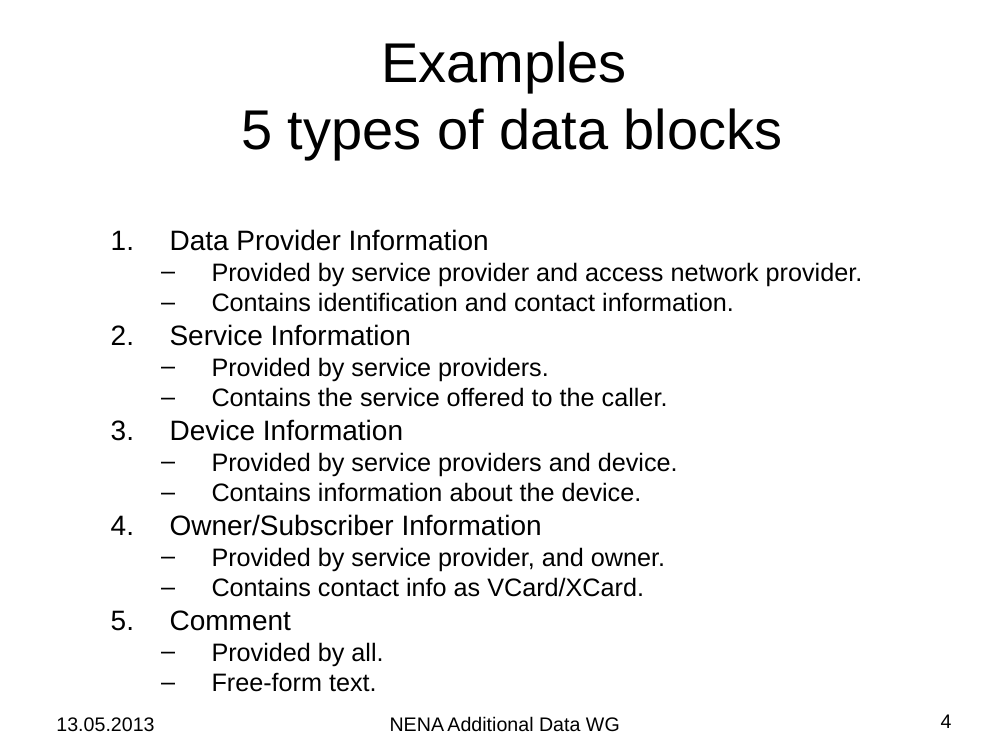
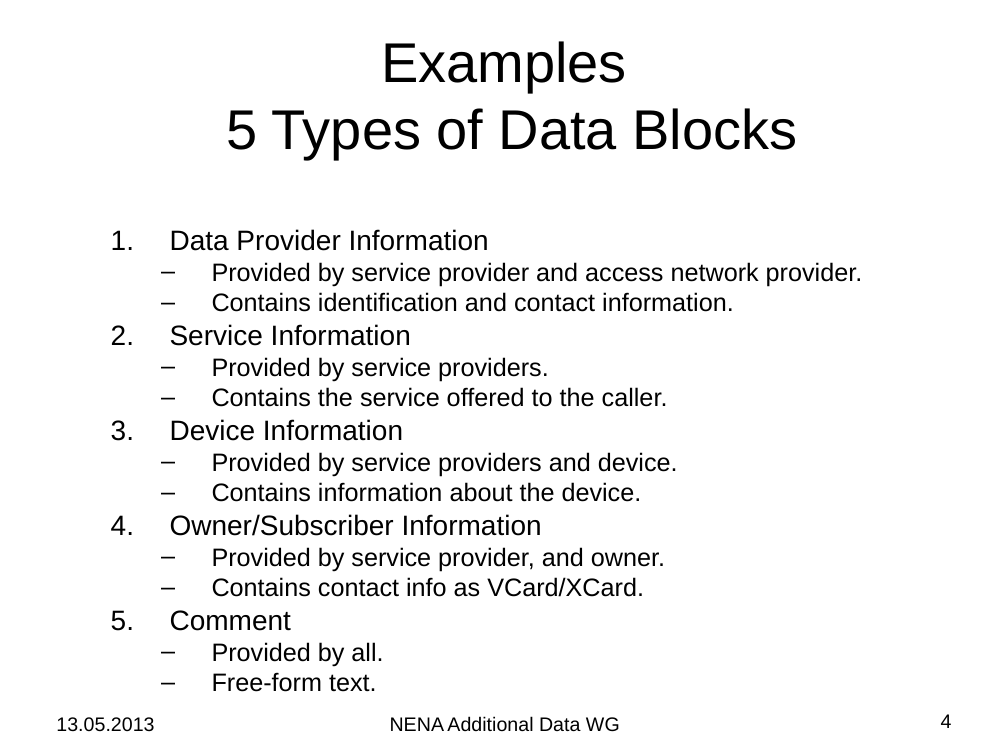
Before and after one commit to hannestschofenig/tschofenig-ids, a slide deck: slide 4 of additional-data/AdditionalData-Status-13May2013.ppt. Drawn at 1008x756 pixels with LibreOffice and Linux fonts; fonts in the diff are those of the drawing. Boxes give left, top, right and bottom in pixels: in the first picture for what was removed or moved away, otherwise in the second. Text is boxed around its words. In the diff, an @@ line names an element or a change of style, - is before the commit and + after.

Commit message:
Incorporated changes after the presentation to the NENA additional data working group.

```diff
--- a/additional-data/AdditionalData-Status-13May2013.ppt
+++ b/additional-data/AdditionalData-Status-13May2013.ppt
@@ title at [226, 41, 797, 159]: text changed @@
-Examples
-5 types of data blocks
+Examples
+5 Types of Data Blocks
```
Also in this commit, not shown: 1 other file.
